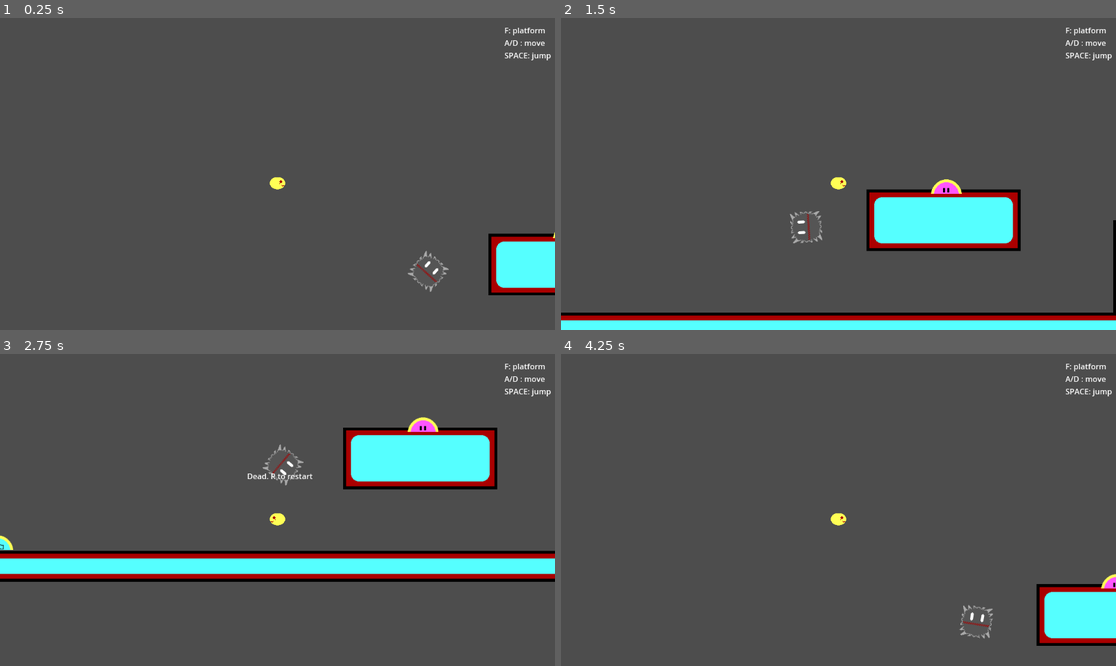
Above: before the commit, frames 1-4 (two rows, left to right).
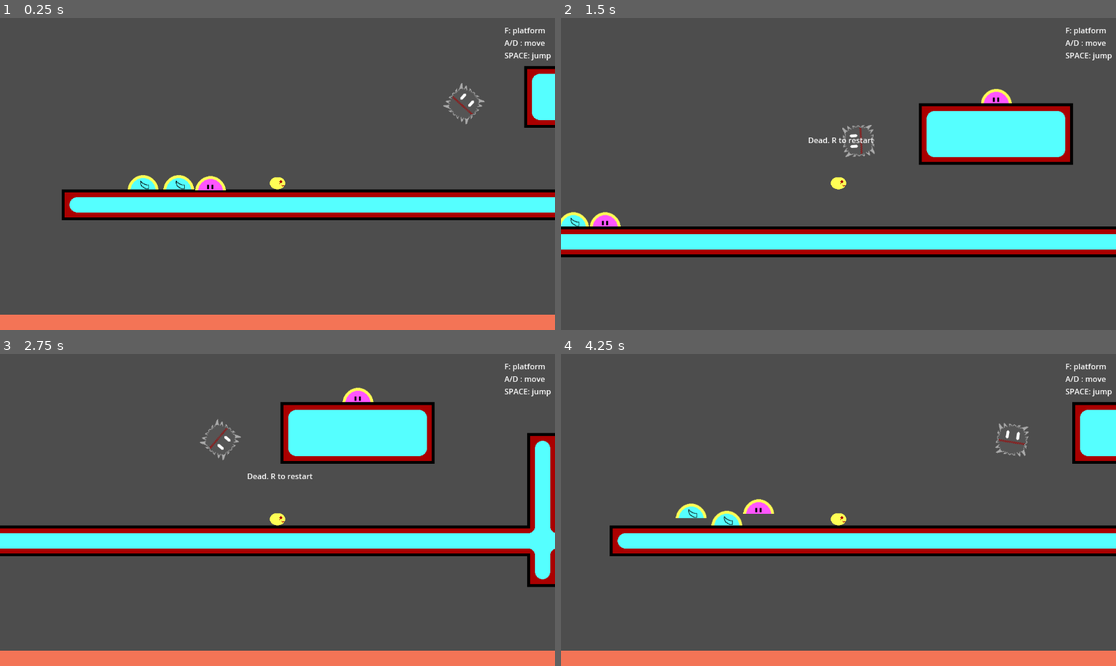
Above: after the commit, the same moments.

Repository: icvara/IMPROGAMEJAM
Game: Godot game, scene res://main.tscn
The game is run twice, just before and just after one commit, with the same random seed, the same clock (stepped at 60 frames per second) and the same inputs.
Inputs (mouse positions are in pixels of both pictures, inside the frame that each line leads up to):
- Up to frame 1 (0.25 s): no input
- Up to frame 2 (1.5 s): move the mouse to (960, 158) at 0.52 s; hold D (right) from 0.53 s (still down); tap Space (jump) at 0.6, 0.77, 1.07 s; move the mouse to (727, 189) at 1.27 s; tap F (absorb) at 1.35 s
- Up to frame 3 (2.75 s): tap Space (jump) at 1.52, 1.55, 1.82, 2.1 s; move the mouse to (333, 441) at 2.02 s; release D (right) at 2.03 s; hold A (left) from 2.03 s (still down)
- Up to frame 4 (4.25 s): move the mouse to (810, 572) at 2.77 s; release A (left) at 2.78 s; hold D (right) from 2.78 s (still down); tap F (absorb) at 2.85 s; tap Space (jump) at 3.02, 3.05, 3.32, 3.6, 3.77, 4.07 s; move the mouse to (1005, 556) at 3.52 s; tap R (restart) at 4.15 s

The runs differ from the first frame. In frame 1, 18% of the frame differs, in the area x 0-100%, y 15-100%; in frame 2, 25%; in frame 3, 33%, in the area x 0-100%, y 10-100%; in frame 4, 19%.

Commit message:
loosing part

Diff:
--- a/impro_gamejam/blop/blop.gd
+++ b/impro_gamejam/Player/blop/blop.gd
@@ -1,4 +1,4 @@
-extends CharacterBody2D
+extends RigidBody2D
 
 
 @export var object_id = "plume"
--- a/impro_gamejam/blop/blop_oreille.tscn
+++ b/impro_gamejam/Player/blop/blop_oreille.tscn
@@ -1,12 +1,12 @@
 [gd_scene load_steps=4 format=3 uid="uid://p3i82iqrk7a6"]
 
-[ext_resource type="Script" uid="uid://lit6rdfe4gcb" path="res://blop/blop.gd" id="1_bj8in"]
+[ext_resource type="Script" uid="uid://lit6rdfe4gcb" path="res://Player/blop/blop.gd" id="1_bj8in"]
 [ext_resource type="Texture2D" uid="uid://cpdgoloheb2hm" path="res://art/rosa_goop1.png" id="2_bj8in"]
 
 [sub_resource type="RectangleShape2D" id="RectangleShape2D_528iu"]
 size = Vector2(65, 32)
 
-[node name="Blop" type="CharacterBody2D" groups=["blop"]]
+[node name="Blop" type="RigidBody2D" groups=["blop"]]
 script = ExtResource("1_bj8in")
 object_id = "oreille"
 
--- a/impro_gamejam/blop/blop_plume.tscn
+++ b/impro_gamejam/Player/blop/blop_plume.tscn
@@ -1,12 +1,12 @@
 [gd_scene load_steps=4 format=3 uid="uid://ckgiwkhhrd0n5"]
 
-[ext_resource type="Script" uid="uid://lit6rdfe4gcb" path="res://blop/blop.gd" id="1_b1ed1"]
+[ext_resource type="Script" uid="uid://lit6rdfe4gcb" path="res://Player/blop/blop.gd" id="1_b1ed1"]
 [ext_resource type="Texture2D" uid="uid://bbxkuull58cxa" path="res://art/blue_goop1.png" id="2_7wto4"]
 
 [sub_resource type="RectangleShape2D" id="RectangleShape2D_528iu"]
 size = Vector2(65, 32)
 
-[node name="Blop" type="CharacterBody2D" groups=["blop"]]
+[node name="Blop" type="RigidBody2D" groups=["blop"]]
 script = ExtResource("1_b1ed1")
 
 [node name="CollisionShape2D" type="CollisionShape2D" parent="."]
--- a/impro_gamejam/Player/player.gd
+++ b/impro_gamejam/Player/player.gd
@@ -6,12 +6,19 @@
 @export var jump_speed = 500
 @export var GRAVITY = 9.8 * 100
 @export var platform: PackedScene
+@export var oreille: PackedScene
+@export var plume: PackedScene
+
 var oreille_platform = -1
 var alive = true
 var part = []
+var invuframe = false
 
 var max_jump = 1
 var n_jump = 0
+
+var input_direction
+var last_dir = 1
 
 func _input(event):
 	if event.is_action_pressed("restart"):
@@ -22,11 +29,13 @@
 
 func _physics_process(delta: float) -> void:
 	if alive:
-		var input_direction = Input.get_axis("left", "right")
+		input_direction = Input.get_axis("left", "right")
 		if Input.is_action_pressed("left"):
 			$AnimatedSprite2D.flip_h = true
+			last_dir = -1
 		elif Input.is_action_pressed("right"):
 			$AnimatedSprite2D.flip_h = false
+			last_dir = 1
 		velocity.x = input_direction * speed
 		if not is_on_floor() :
 			velocity.y += GRAVITY * delta
@@ -40,6 +49,53 @@
 
 
 	move_and_slide()
+
+
+func get_hurt():
+	if invuframe == false:
+		if part.size()> 0:
+			var lost_part
+			var random_id = randi_range(0,part.size()-1)
+			var select_part = part[random_id]
+
+			if part.size() == 2:
+				part.erase(select_part)
+				if select_part == "oreille":
+					oreille_platform = -1
+					lost_part = oreille.instantiate()
+
+				elif select_part == "plume":
+					max_jump = 1
+					lost_part = plume.instantiate()
+
+				$AnimatedSprite2D.play(part[0])
+			else:
+				part.erase(select_part)
+				if select_part == "oreille":
+					oreille_platform = -1
+					lost_part = oreille.instantiate()
+					$AnimatedSprite2D.play("default")
+				elif select_part == "plume":
+					max_jump = 1
+					$AnimatedSprite2D.play("default")
+					lost_part = plume.instantiate()
+			get_parent().add_child(lost_part)
+			lost_part.global_position = position -Vector2(0,100)
+			lost_part.apply_force(Vector2(-last_dir*20000,-1*2000),position)
+			print(lost_part.global_position)
+
+
+			invuframe = true
+			modulate = Color(1,0,0)
+			await get_tree().create_timer(.5).timeout
+			invuframe = false
+			modulate = Color(1,1,1)
+
+
+
+		else:
+			get_node("Debugmsg").text = "Dead. R to restart"
+			alive = false
 
 
 func action():
@@ -75,5 +131,6 @@
 
 func _on_area_2d_body_entered(body: Node2D) -> void:
 	if body.is_in_group("blop"):
-		power_up(body)
-		body.queue_free()
+		if invuframe == false:
+			power_up(body)
+			body.queue_free()
--- a/impro_gamejam/Player/player.tscn
+++ b/impro_gamejam/Player/player.tscn
@@ -1,9 +1,11 @@
-[gd_scene load_steps=16 format=3 uid="uid://dsgx2u2duawvl"]
+[gd_scene load_steps=18 format=3 uid="uid://dsgx2u2duawvl"]
 
 [ext_resource type="Script" uid="uid://coeqloeopxjcd" path="res://Player/player.gd" id="1_l8h54"]
 [ext_resource type="AudioStream" uid="uid://b2ughanxnsav3" path="res://sound/bloop.wav" id="2_btcbx"]
 [ext_resource type="PackedScene" uid="uid://dt8ikbwlcm0u0" path="res://Player/platform_player.tscn" id="2_fhl08"]
 [ext_resource type="Texture2D" uid="uid://cbplhjfghqw5k" path="res://art/char1.png" id="2_gwnis"]
+[ext_resource type="PackedScene" uid="uid://p3i82iqrk7a6" path="res://Player/blop/blop_oreille.tscn" id="3_x3vf3"]
+[ext_resource type="PackedScene" uid="uid://ckgiwkhhrd0n5" path="res://Player/blop/blop_plume.tscn" id="4_apopc"]
 [ext_resource type="Texture2D" uid="uid://csjt0fe2trukh" path="res://art/char2.png" id="5_od3ui"]
 [ext_resource type="Texture2D" uid="uid://beh3yoemwfcnp" path="res://art/char2_walk.png" id="6_00tjw"]
 [ext_resource type="Texture2D" uid="uid://3uqir7eftm0m" path="res://art/char2_walk_fly.png" id="7_x3vf3"]
@@ -69,6 +71,8 @@
 [node name="Player" type="CharacterBody2D"]
 script = ExtResource("1_l8h54")
 platform = ExtResource("2_fhl08")
+oreille = ExtResource("3_x3vf3")
+plume = ExtResource("4_apopc")
 
 [node name="ColorRect" type="ColorRect" parent="."]
 visible = false
--- a/impro_gamejam/World/level1.tscn
+++ b/impro_gamejam/World/level1.tscn
@@ -1,8 +1,8 @@
 [gd_scene load_steps=7 format=4 uid="uid://beexyjp432l28"]
 
 [ext_resource type="Texture2D" uid="uid://tte4h822dsfd" path="res://art/ground1_tilemap.png" id="1_rgxe0"]
-[ext_resource type="PackedScene" uid="uid://p3i82iqrk7a6" path="res://blop/blop_oreille.tscn" id="2_rvplu"]
-[ext_resource type="PackedScene" uid="uid://ckgiwkhhrd0n5" path="res://blop/blop_plume.tscn" id="3_jlpxn"]
+[ext_resource type="PackedScene" uid="uid://p3i82iqrk7a6" path="res://Player/blop/blop_oreille.tscn" id="2_rvplu"]
+[ext_resource type="PackedScene" uid="uid://ckgiwkhhrd0n5" path="res://Player/blop/blop_plume.tscn" id="3_jlpxn"]
 [ext_resource type="PackedScene" uid="uid://d3ybhps77piti" path="res://enemy/enemy.tscn" id="4_oa7g3"]
 
 [sub_resource type="TileSetAtlasSource" id="TileSetAtlasSource_in8jg"]
@@ -59,10 +59,10 @@
 tile_set = SubResource("TileSet_6hgml")
 
 [node name="Blop" parent="." instance=ExtResource("2_rvplu")]
-position = Vector2(769, 674)
+position = Vector2(885, 646)
 
 [node name="Blop2" parent="." instance=ExtResource("3_jlpxn")]
-position = Vector2(656, 666)
+position = Vector2(745, 655)
 
 [node name="enemy" parent="." instance=ExtResource("4_oa7g3")]
 position = Vector2(1411, 526)
--- a/impro_gamejam/enemy/enemy.gd
+++ b/impro_gamejam/enemy/enemy.gd
@@ -6,5 +6,4 @@
 
 func _on_area_2d_body_entered(body: Node2D) -> void:
 	if body.name == "Player":
-		body.get_node("Debugmsg").text = "Dead. R to restart"
-		body.alive = false
+		body.get_hurt()
--- a/impro_gamejam/enemy/enemy.tscn
+++ b/impro_gamejam/enemy/enemy.tscn
@@ -32,6 +32,21 @@
 [sub_resource type="CircleShape2D" id="CircleShape2D_pmsee"]
 radius = 39.0128
 
+[sub_resource type="Animation" id="Animation_p200p"]
+length = 0.001
+tracks/0/type = "value"
+tracks/0/imported = false
+tracks/0/enabled = true
+tracks/0/path = NodePath(".:rotation")
+tracks/0/interp = 1
+tracks/0/loop_wrap = true
+tracks/0/keys = {
+"times": PackedFloat32Array(0),
+"transitions": PackedFloat32Array(1),
+"update": 0,
+"values": [0.0]
+}
+
 [sub_resource type="Animation" id="Animation_ppra6"]
 resource_name = "new_animation"
 length = 2.0
@@ -47,21 +62,6 @@
 "transitions": PackedFloat32Array(1, 1, 1, 1, 1, 1),
 "update": 0,
 "values": [0.0, 1.5708, 3.14159, 4.71239, 4.71239, 6.28319]
-}
-
-[sub_resource type="Animation" id="Animation_p200p"]
-length = 0.001
-tracks/0/type = "value"
-tracks/0/imported = false
-tracks/0/enabled = true
-tracks/0/path = NodePath(".:rotation")
-tracks/0/interp = 1
-tracks/0/loop_wrap = true
-tracks/0/keys = {
-"times": PackedFloat32Array(0),
-"transitions": PackedFloat32Array(1),
-"update": 0,
-"values": [0.0]
 }
 
 [sub_resource type="AnimationLibrary" id="AnimationLibrary_pmsee"]
--- a/impro_gamejam/main.tscn
+++ b/impro_gamejam/main.tscn
@@ -3,8 +3,8 @@
 [ext_resource type="PackedScene" uid="uid://beexyjp432l28" path="res://World/level1.tscn" id="1_0xm2m"]
 [ext_resource type="PackedScene" uid="uid://b5uytwfbdkqeg" path="res://World/death_zone.tscn" id="2_1bvp3"]
 [ext_resource type="PackedScene" uid="uid://dsgx2u2duawvl" path="res://Player/player.tscn" id="2_h2yge"]
-[ext_resource type="PackedScene" uid="uid://ckgiwkhhrd0n5" path="res://blop/blop_plume.tscn" id="4_1bvp3"]
-[ext_resource type="PackedScene" uid="uid://p3i82iqrk7a6" path="res://blop/blop_oreille.tscn" id="5_lquwl"]
+[ext_resource type="PackedScene" uid="uid://ckgiwkhhrd0n5" path="res://Player/blop/blop_plume.tscn" id="4_1bvp3"]
+[ext_resource type="PackedScene" uid="uid://p3i82iqrk7a6" path="res://Player/blop/blop_oreille.tscn" id="5_lquwl"]
 
 [node name="main" type="Node2D"]
 
@@ -15,7 +15,7 @@
 scale = Vector2(8, 1)
 
 [node name="Player" parent="." instance=ExtResource("2_h2yge")]
-position = Vector2(1098, 291)
+position = Vector2(1024, 670)
 
 [node name="Blop" parent="." instance=ExtResource("4_1bvp3")]
 position = Vector2(819, 670)
Renamed: impro_gamejam/blop/blop.gd.uid -> impro_gamejam/Player/blop/blop.gd.uid
